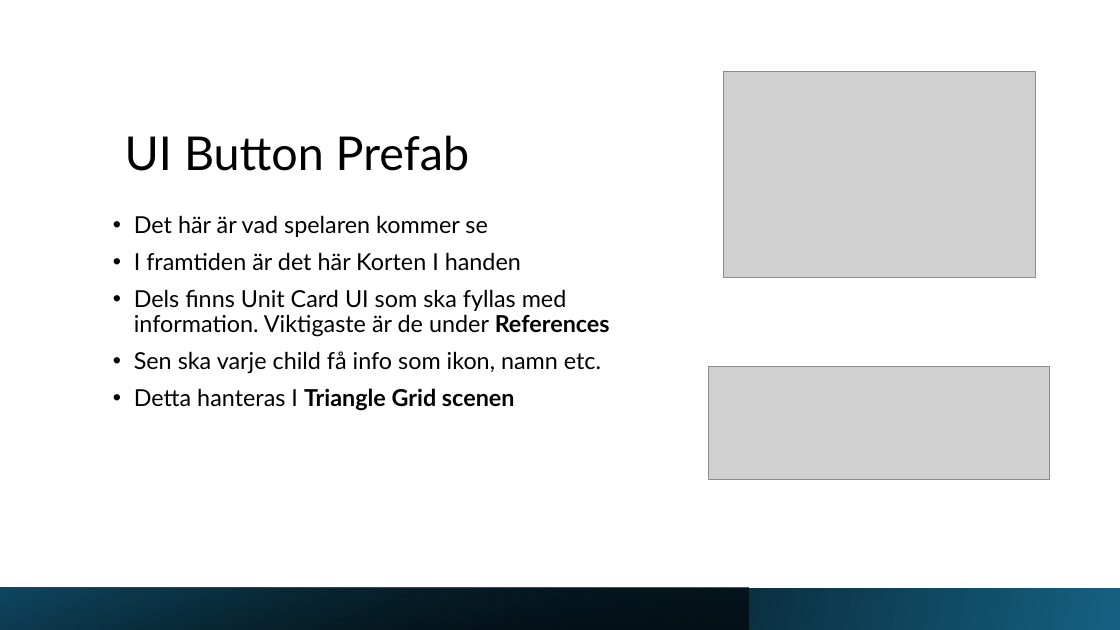
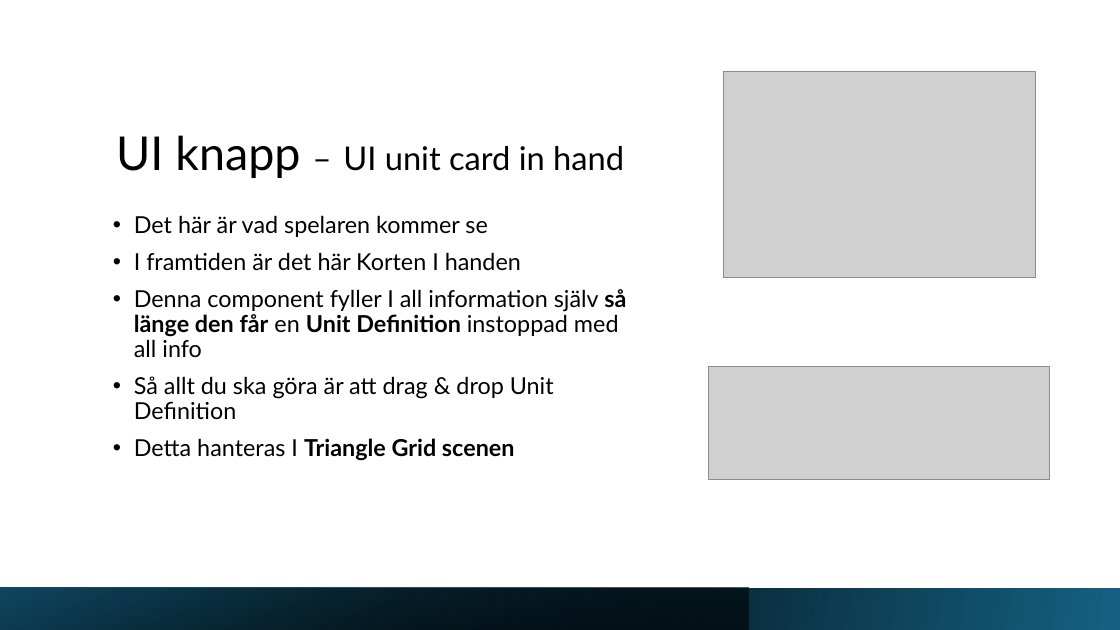
Before and after one commit to Jaltl/RogueLikeChess, a slide deck: slide 4 of Assets/Pontus Unit Builder.pptx (slide 3 before the commit). Drawn at 1120x630 pixels with LibreOffice and Linux fonts; fonts in the diff are those of the drawing; grey boxes stand for pictures. Boxes give left, top, right and bottom in pixels: in the first picture for what was removed or moved away, otherwise in the second. Text is boxed around its words. In the diff, an @@ line names an element or a change of style, - is before the commit and + after.

Commit message:
Powerpoint & additional information
Powerpoint Update

also, i förra ändrades koden så Unit PRefab borde inte behövas skapas alls

Unit UI card fyller i sin egna information när den får unit definition

```diff
--- a/Assets/Pontus Unit Builder.pptx
+++ b/Assets/Pontus Unit Builder.pptx
@@ title at [116, 135, 624, 178]: text changed; size 40 to 28 pt @@
-UI Button Prefab
+UI knapp – UI unit card in hand
@@ text at [134, 289, 626, 419]: text changed @@
-• Dels finns Unit Card UI som ska fyllas med information. Viktigaste är de under References
-• Sen ska varje child få info som ikon, namn etc.
+• Denna component fyller I all information själv så länge den får en Unit Definition instoppad med all info
+• Så allt du ska göra är att drag & drop Unit Definition
```
Also in this commit, not shown: 6 other slides changed.
